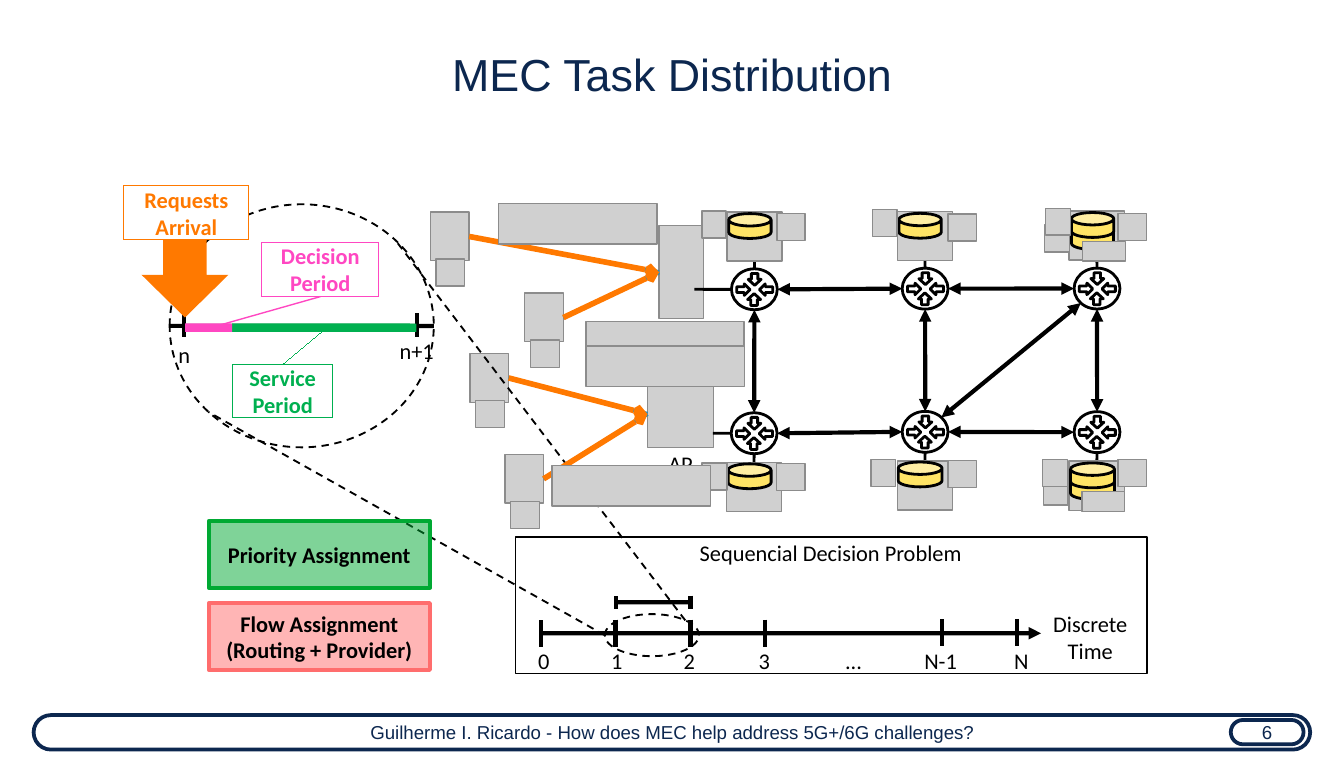
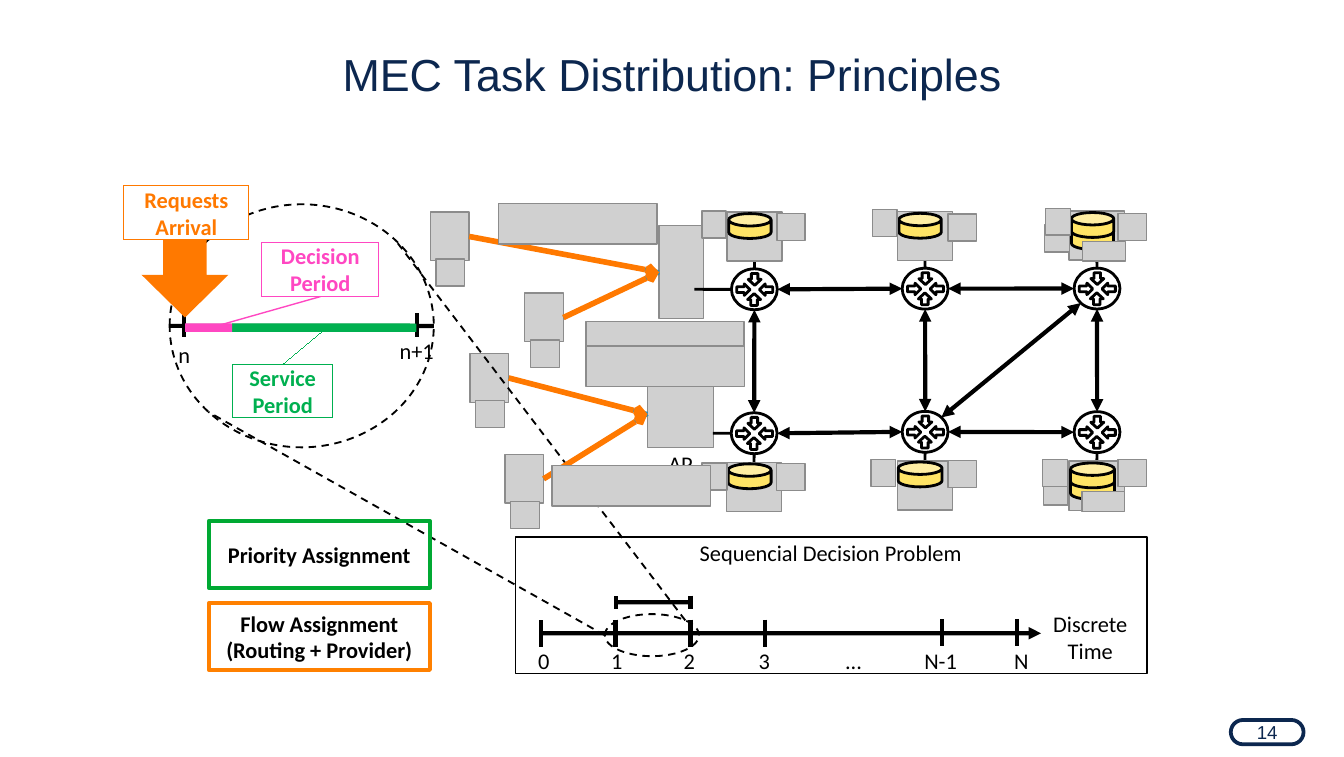
Before and after one commit to guilhermeir/mcf, a slide deck: slide 15 of ensea_background.odp. Drawn at 1344x757 pixels with LibreOffice and Linux fonts; fonts in the diff are those of the drawing; grey boxes stand for pictures; background and template pictures are left out. Boxes give left, top, right and bottom in pixels: in the first picture for what was removed or moved away, otherwise in the second. Text is boxed around its words. In the diff, an @@ line names an element or a change of style, - is before the commit and + after.

```diff
--- a/ensea_background.odp
+++ b/ensea_background.odp
@@ text at [343,58,1001,100]: text changed @@
-MEC Task Distribution
+MEC Task Distribution: Principles
@@ rectangle "Priority Assignment" at [208,521,429,589]: fill #00A933 at 50% opacity to none @@
@@ rectangle "Flow Assignment" at [208,603,429,671]: fill #FF6D6D at 50% opacity to none; outline #FF6D6D 2.24 pt to #FF8000 2.24 pt @@
@@ rounded rectangle removed at [34,715,1310,750] @@
-Guilherme I. Ricardo - How does MEC help address 5G+/6G challenges?
@@ text in rounded rectangle at [1257,726,1278,744]: text changed @@
-6
+14
```
Also in this commit, not shown: 17 other slides changed, 1 slide added, 4 slides removed, 5 other files.
